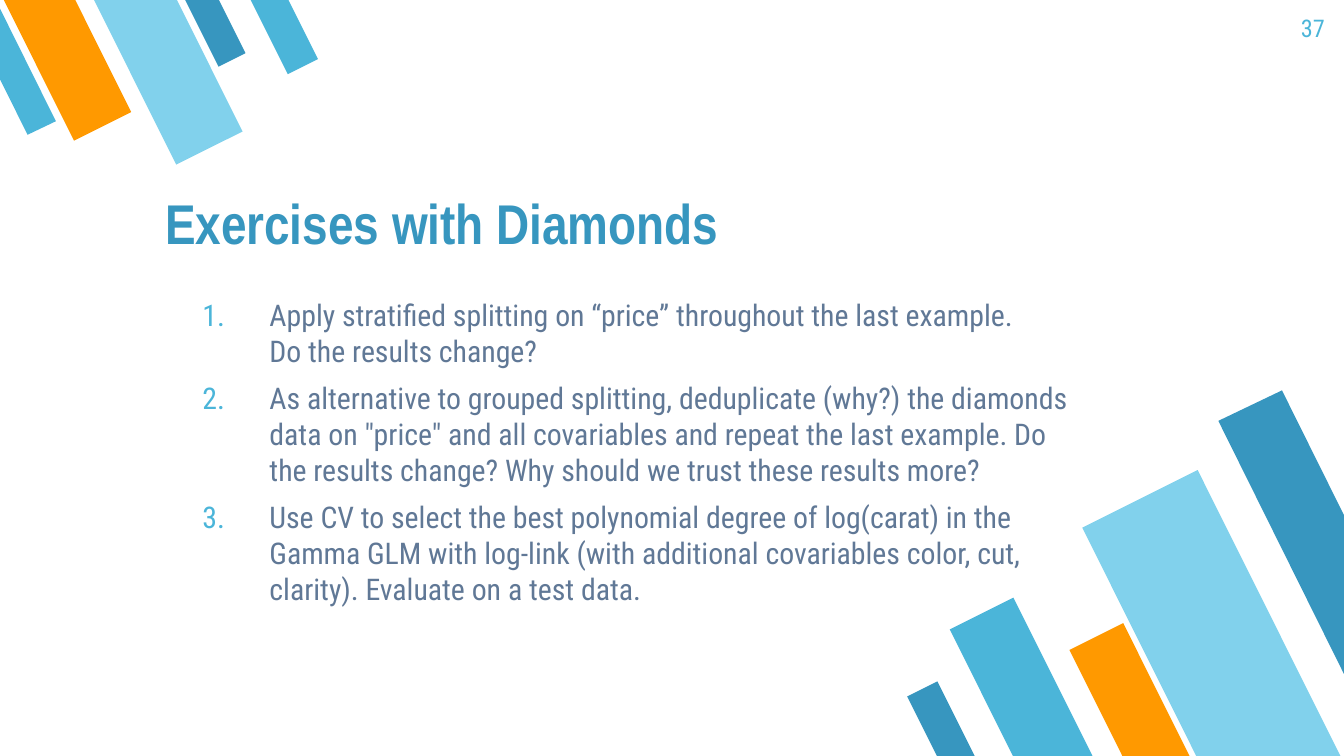
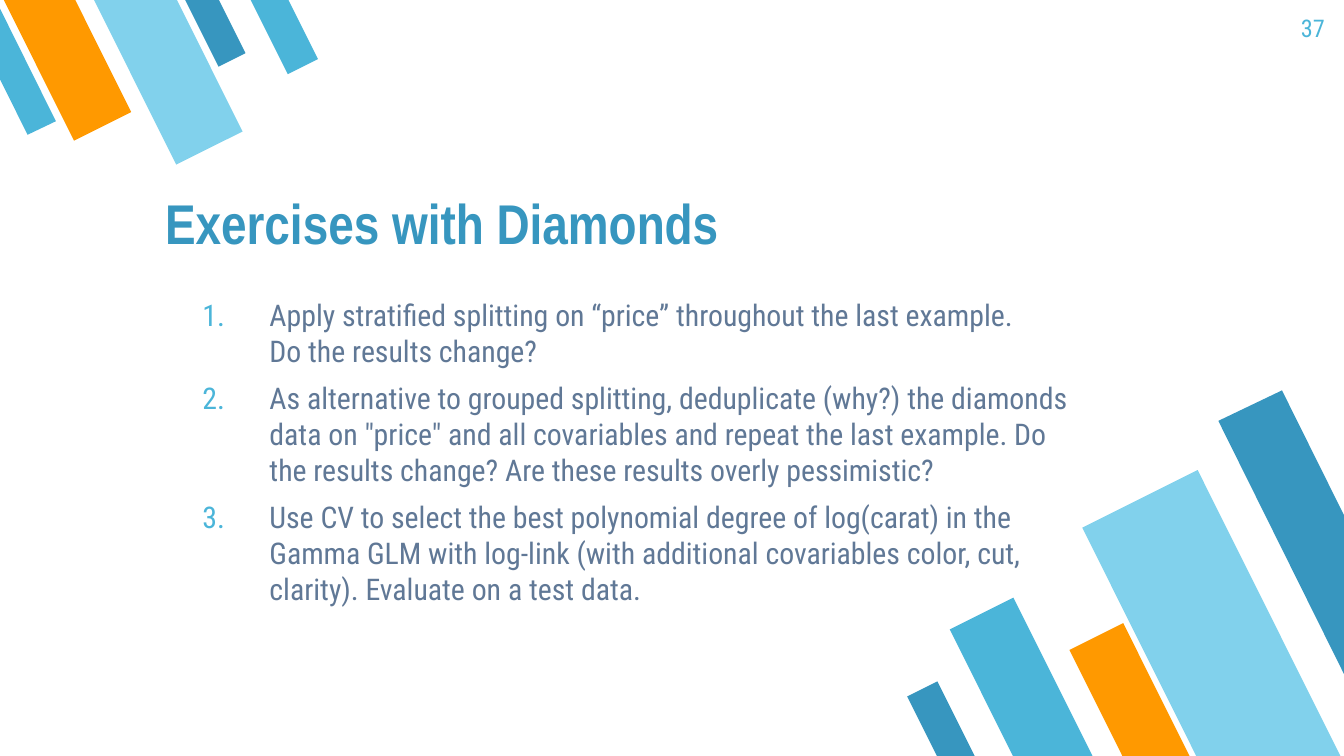
Before and after one commit to mayer79/ml_lecture, a slide deck: slide 37 of slides/ML_Lecture.pptx. Drawn at 1344x756 pixels with LibreOffice and Linux fonts; fonts in the diff are those of the drawing. Boxes give left, top, right and bottom in pixels: in the first picture for what was removed or moved away, otherwise in the second. Text is boxed around its words. In the diff, an @@ line names an element or a change of style, - is before the commit and + after.

```diff
--- a/slides/ML_Lecture.pptx
+++ b/slides/ML_Lecture.pptx
@@ text at (269, 385, 1067, 488): text changed @@
-2. As alternative to grouped splitting, deduplicate (why?) the diamonds data on "price" and all covariables and repeat the last example. Do the results change? Why should we trust these results more?
+2. As alternative to grouped splitting, deduplicate (why?) the diamonds data on "price" and all covariables and repeat the last example. Do the results change? Are these results overly pessimistic?
```
Also in this commit, not shown: 2 other files.
